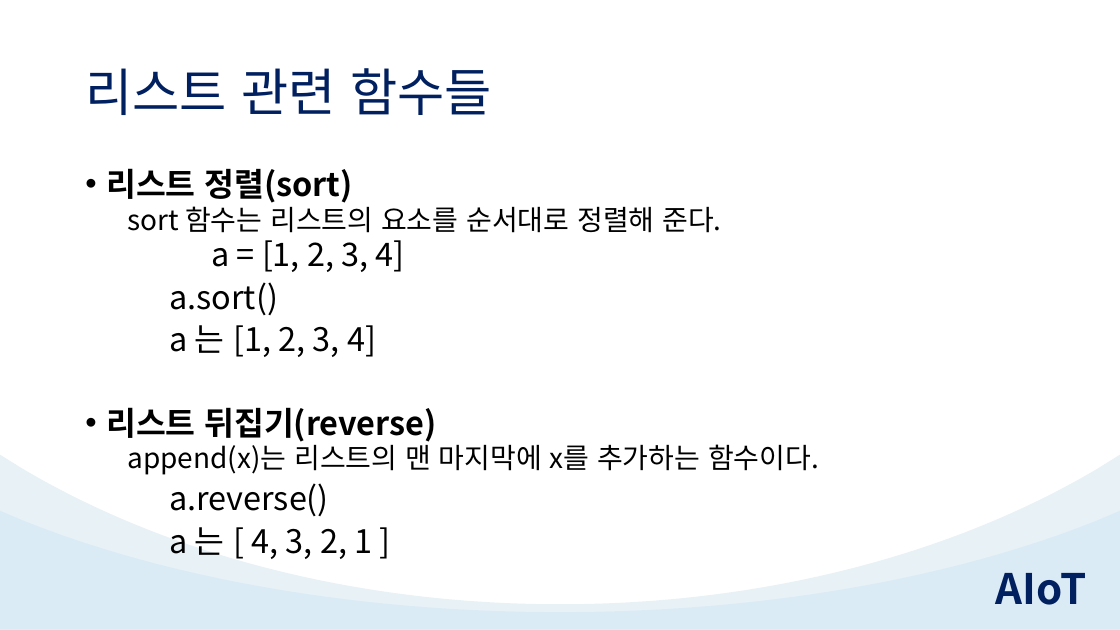
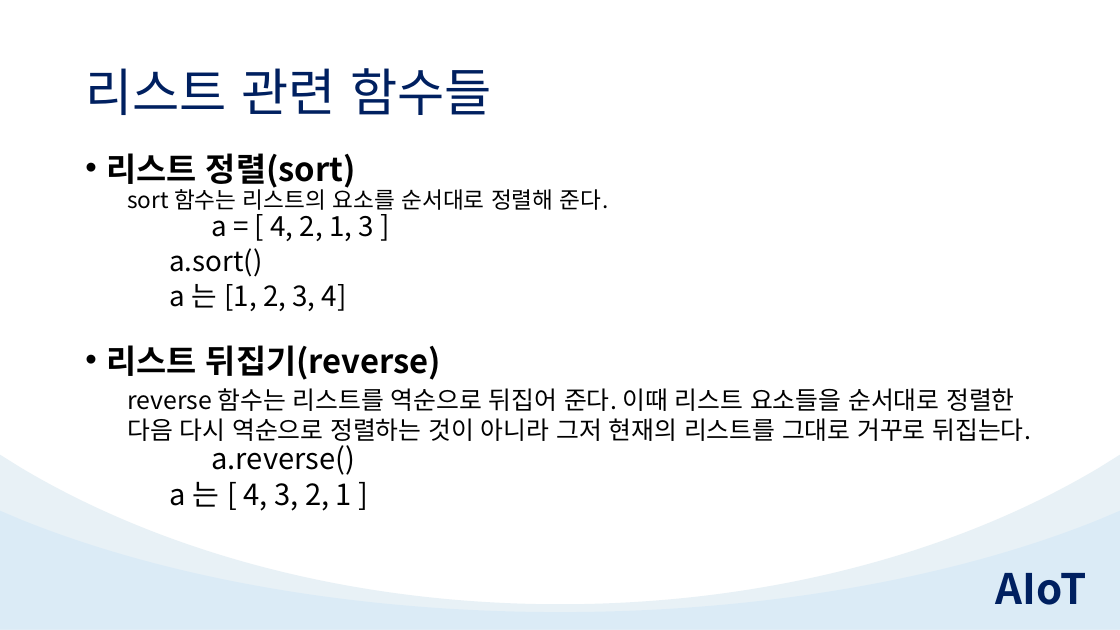
Before and after one commit to TeamAIoT/python-tutorial, a slide deck: slide 9 of 3.Python_자료형/3.Python_자료형.pptx. Drawn at 1120x630 pixels with LibreOffice and Linux fonts; fonts in the diff are those of the drawing. Boxes give left, top, right and bottom in pixels: in the first picture for what was removed or moved away, otherwise in the second. Text is boxed around its words. In the diff, an @@ line names an element or a change of style, - is before the commit and + after.

Commit message:
Edit Chapter03

```diff
--- a/3.Python_자료형/3.Python_자료형.pptx
+++ b/3.Python_자료형/3.Python_자료형.pptx
@@ text "리스트 정렬(sort)": place and size @@
-text "리스트 정렬(sort)" at (106, 168, 819, 559)
+text "리스트 정렬(sort)" at (106, 153, 1032, 511)
@@ text at (106, 153, 609, 511): size 27.8 to 28.1 pt in "리스트 정렬(sort)", "리스트 뒤집기(reverse)"; size 24.1 to 19.4 pt in "sort 함수는 리스트의 요소를 순서대로 정렬해 준다."; size 27.8 to 23.8 pt in "a.sort()", "a 는 [1, 2, 3, 4]"; size 27.8 to 25 pt in "a.reverse()", "a 는 [ 4, 3, 2, 1 ..."; line spacing 0.8 to 0.7; list level 1 to 2 in "a.reverse()" @@
@@ text at (211, 208, 373, 241): text changed; size 27.8 to 23.8 pt @@
-  a = [1, 2, 3, 4]
+  a = [ 4, 2, 1, 3 ]
@@ text at (127, 388, 1032, 441): text changed; size 24.1 to 21.2 pt @@
-  append(x)는 리스트의 맨 마지막에 x를 추가하는 함수이다.
+  reverse 함수는 리스트를 역순으로 뒤집어 준다. 이때 리스트 요소들을 순서대로 정렬한 다음 다시 역순으로 정렬하는 것이 아니라 그저 현재의 리스트를 그대로 거꾸로 뒤집는다.
```
